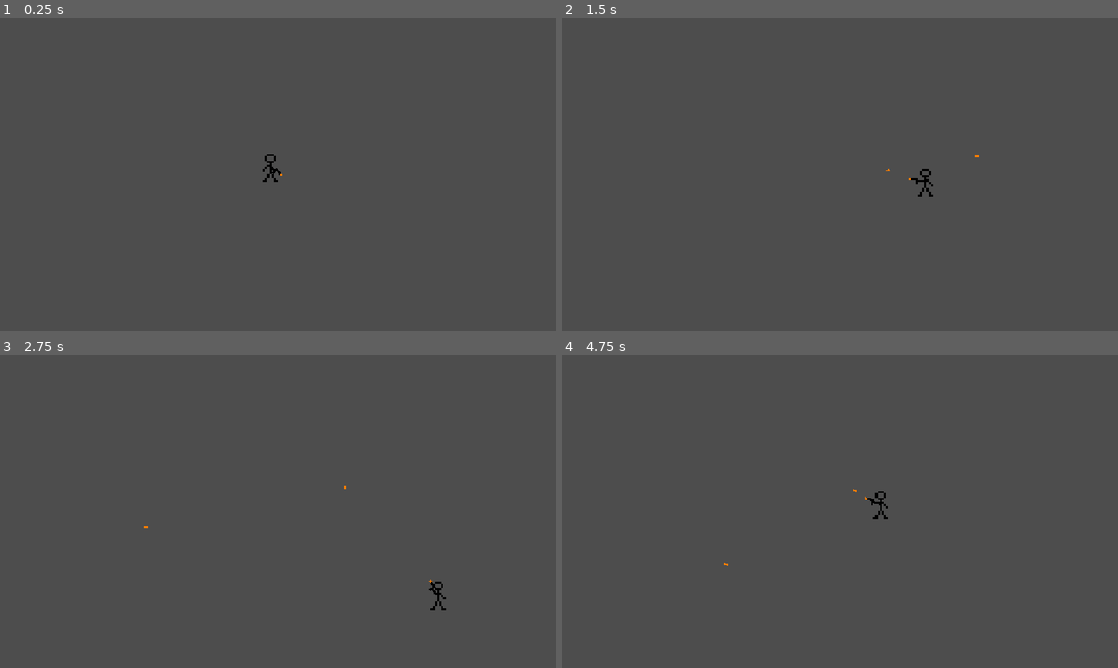
Above: before the commit, frames 1-4 (two rows, left to right).
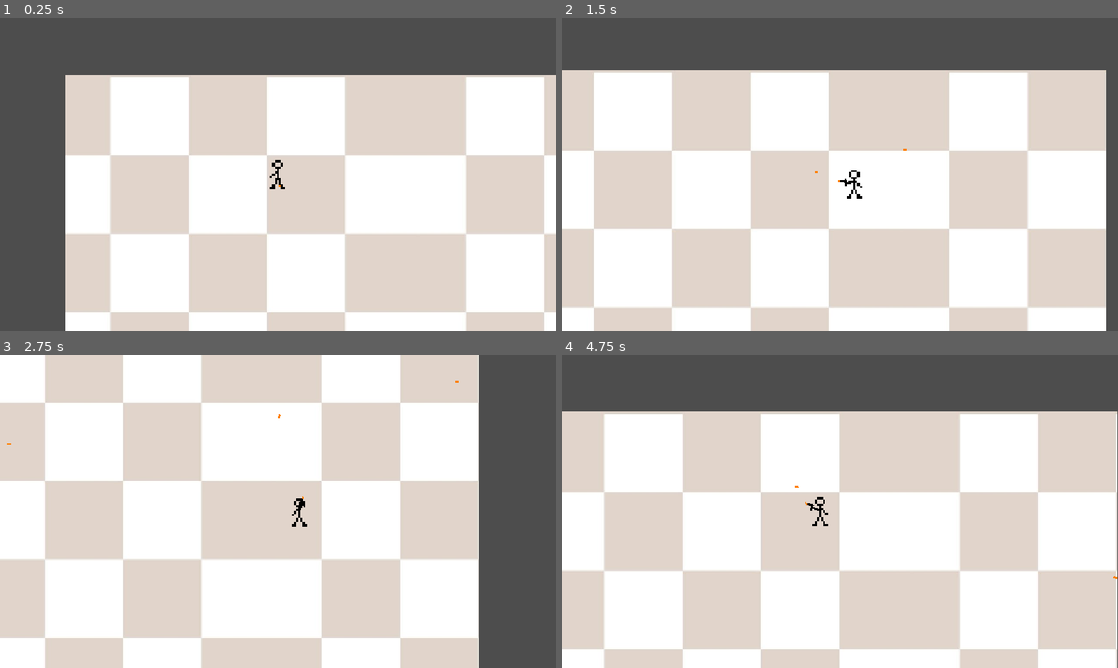
Above: after the commit, the same moments.

Repository: JackBBoudreaux/GMTK_26
Game: Godot game, scene res://Main.tscn
Same seed, same stepped clock (60 frames per second), same inputs: the game is played once before the commit and once after it.
Inputs (mouse positions are in pixels of both pictures, inside the frame that each line leads up to):
- Up to frame 1 (0.25 s): no input
- Up to frame 2 (1.5 s): tap Enter at 0.5 s; move the mouse to (962, 158) at 0.52 s; hold D (right) 0.53-1.28 s; click (962, 158) at 0.6 s; move the mouse to (728, 190) at 1.27 s; hold S (down) from 1.28 s (still down); click (728, 190) at 1.35 s
- Up to frame 3 (2.75 s): move the mouse to (333, 442) at 2.02 s; release S (down) at 2.03 s; hold D (right) from 2.03 s (still down); click (333, 442) at 2.1 s
- Up to frame 4 (4.75 s): move the mouse to (812, 574) at 2.77 s; release D (right) at 2.78 s; hold W (up) 2.78-3.53 s; click (812, 574) at 2.85 s; move the mouse to (1006, 558) at 3.52 s; hold A (left) from 3.53 s (still down); click (1006, 558) at 3.6 s; move the mouse to (673, 464) at 4.27 s; click (673, 464) at 4.35 s

The runs differ from the first frame. In frame 1, 72% of the frame differs, in the area x 11-100%, y 18-100%; in frame 2, 82%; in frame 3, 86%, in the area x 0-87%, y 0-100%; in frame 4, 82%.

Commit message:
added camera that follows player

Diff:
--- a/Assets/Scripts/Player_movement.gd
+++ b/Assets/Scripts/Player_movement.gd
@@ -1,9 +1,19 @@
 extends CharacterBody2D
 
-
+#player basic movement
 const MAX_SPEED: int = 250
 const ACCELERATION: int = 1400
 const FRICTION: int = 1000
+
+#player dodge
+const DODGE_SPEED: float = 400.0
+const DODGE_DURATION: float = 0.3
+
+var dodge_roll_dir: Vector2 = Vector2. ZERO
+var dodge_roll_timer: float = 0.0
+
+var can_take_damage: bool = true
+
 
 @onready var sprite: Sprite2D = $Sprite2D
 
--- a/Main.tscn
+++ b/Main.tscn
@@ -2,7 +2,8 @@
 
 [ext_resource type="Script" uid="uid://dxdlcsphejg8y" path="res://Assets/Scripts/Player_movement.gd" id="1_uu6xs"]
 [ext_resource type="Texture2D" uid="uid://db0vnf25654mb" path="res://Assets/Sprites/Guy.png" id="2_r0du0"]
-[ext_resource type="PackedScene" uid="uid://cxgplpm7pyd80" path="res://Gun/gun.tscn" id="3_cm0pq"]
+[ext_resource type="PackedScene" uid="uid://cxgplpm7pyd80" path="res://gun.tscn" id="3_cm0pq"]
+[ext_resource type="Texture2D" uid="uid://bccbkbyuhscfi" path="res://Assets/Sprites/cbf8d5ca3073edb023a0a7fdc5df9b7e.jpg" id="4_cm0pq"]
 
 [sub_resource type="RectangleShape2D" id="RectangleShape2D_fos0i"]
 size = Vector2(31, 58)
@@ -25,3 +26,15 @@
 [node name="Gun" parent="CharacterBody2D" unique_id=1045383191 instance=ExtResource("3_cm0pq")]
 position = Vector2(0, -4)
 scale = Vector2(1, 1)
+
+[node name="Camera2D" type="Camera2D" parent="CharacterBody2D" unique_id=958447330]
+position_smoothing_enabled = true
+
+[node name="TextureRect" type="TextureRect" parent="." unique_id=1576772780]
+z_index = -4096
+offset_left = -442.0
+offset_top = -207.0
+offset_right = 714.0
+offset_bottom = 1101.0
+texture = ExtResource("4_cm0pq")
+stretch_mode = 1
--- a/Player.tscn
+++ b/Player.tscn
@@ -1,8 +1,9 @@
 [gd_scene format=3 uid="uid://bbcgth18qt0sk"]
 
+[ext_resource type="Texture2D" uid="uid://bccbkbyuhscfi" path="res://Assets/Sprites/cbf8d5ca3073edb023a0a7fdc5df9b7e.jpg" id="1_e80uo"]
 [ext_resource type="Script" uid="uid://dxdlcsphejg8y" path="res://Assets/Scripts/Player_movement.gd" id="1_kpjcp"]
 [ext_resource type="Texture2D" uid="uid://db0vnf25654mb" path="res://Assets/Sprites/Guy.png" id="2_kpjcp"]
-[ext_resource type="PackedScene" uid="uid://cxgplpm7pyd80" path="res://Gun/gun.tscn" id="3_kne1u"]
+[ext_resource type="PackedScene" uid="uid://cxgplpm7pyd80" path="res://gun.tscn" id="3_kne1u"]
 
 [sub_resource type="RectangleShape2D" id="RectangleShape2D_e80uo"]
 size = Vector2(31, 58)
@@ -25,3 +26,15 @@
 [node name="Gun" parent="CharacterBody2D" unique_id=1045383191 instance=ExtResource("3_kne1u")]
 position = Vector2(0, -4)
 scale = Vector2(1, 1)
+
+[node name="Camera2D" type="Camera2D" parent="CharacterBody2D" unique_id=1739582161]
+position_smoothing_enabled = true
+
+[node name="TextureRect" type="TextureRect" parent="." unique_id=1134769077]
+z_index = -4096
+offset_left = -442.0
+offset_top = -207.0
+offset_right = 714.0
+offset_bottom = 1101.0
+texture = ExtResource("1_e80uo")
+stretch_mode = 1
--- a/bullet.gd
+++ b/bullet.gd
@@ -1,5 +1,4 @@
 extends Node2D
-
 
 const SPEED: int = 300
 
--- a/bullet.tscn
+++ b/bullet.tscn
@@ -2,6 +2,9 @@
 
 [ext_resource type="Script" uid="uid://5v1kba7s3uv2" path="res://bullet.gd" id="1_gof56"]
 [ext_resource type="Texture2D" uid="uid://dfonx2u0dski7" path="res://Assets/Sprites/bullet.png" id="2_5v6o7"]
+
+[sub_resource type="RectangleShape2D" id="RectangleShape2D_0xm4b"]
+size = Vector2(8, 4)
 
 [node name="bullet" type="Node2D" unique_id=264125768]
 script = ExtResource("1_gof56")
@@ -13,6 +16,13 @@
 offset = Vector2(1, 0)
 
 [node name="VisibleOnScreenNotifier2D" type="VisibleOnScreenNotifier2D" parent="." unique_id=640688885]
+visible = false
 rect = Rect2(-64, -64, 128, 128)
 
+[node name="hurtbox" type="Area2D" parent="." unique_id=406648965]
+
+[node name="CollisionShape2D" type="CollisionShape2D" parent="hurtbox" unique_id=98541255]
+position = Vector2(2, 0)
+shape = SubResource("RectangleShape2D_0xm4b")
+
 [connection signal="screen_exited" from="VisibleOnScreenNotifier2D" to="." method="_on_visible_on_screen_notifier_2d_screen_exited"]
Binary file added: Assets/Sprites/cbf8d5ca3073edb023a0a7fdc5df9b7e.jpg
Not shown, added: Assets/Sprites/cbf8d5ca3073edb023a0a7fdc5df9b7e.jpg.import
Renamed: Gun/gun.tscn -> gun.tscn
